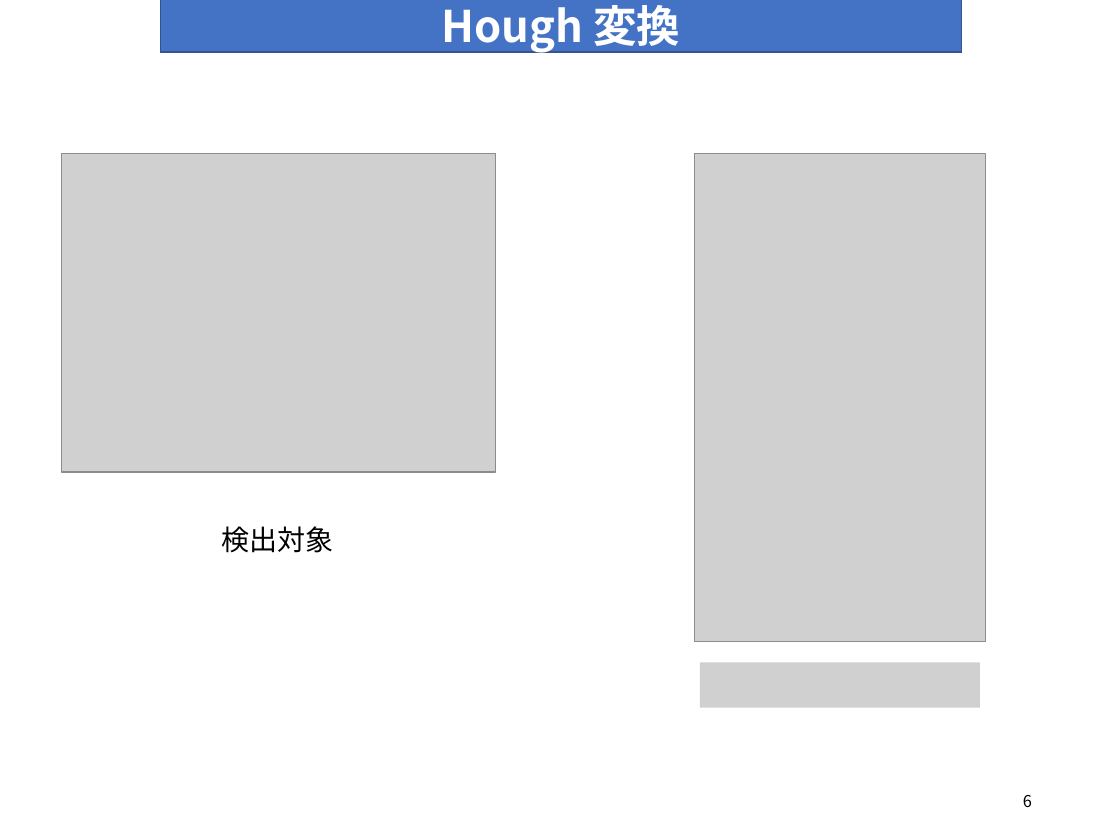
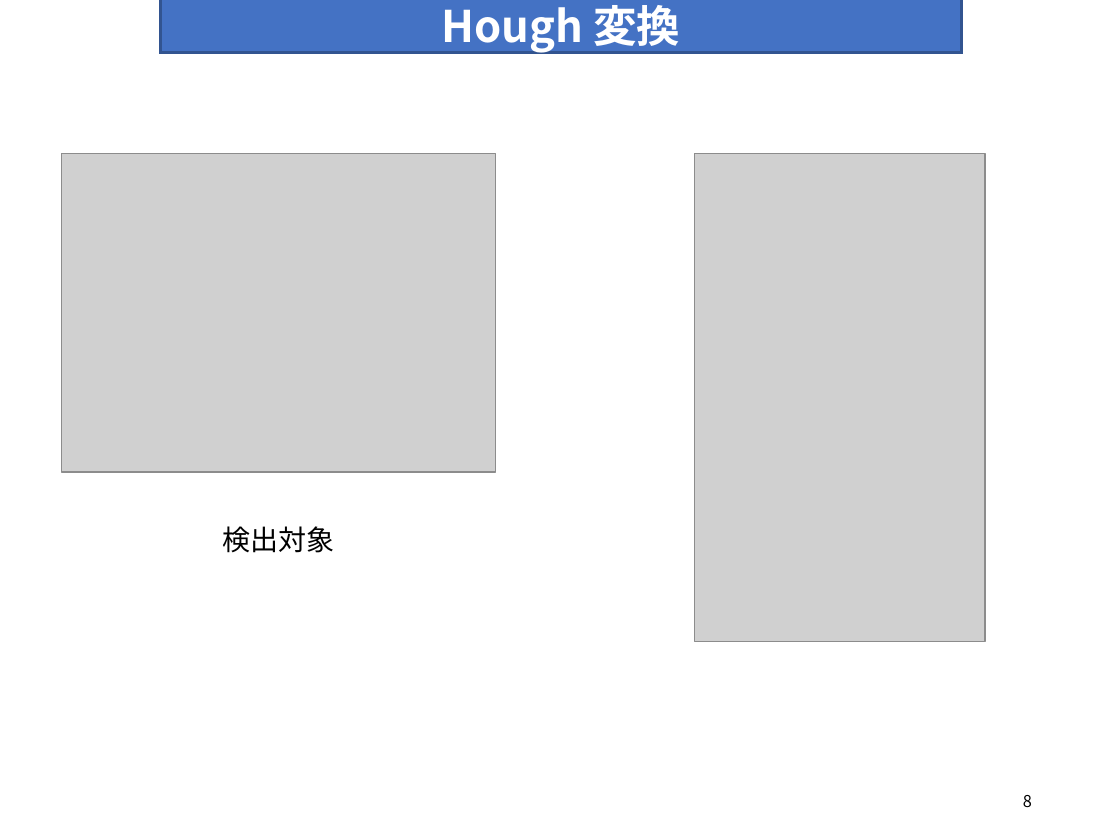
Before and after one commit to rurusasu/Diary, a slide deck: slide 8 of 報告会_パワポ/20210511/2021_0511.pptx (slide 6 before the commit). Drawn at 1120x840 pixels with LibreOffice and Linux fonts; fonts in the diff are those of the drawing; grey boxes stand for pictures. Boxes give left, top, right and bottom in pixels: in the first picture for what was removed or moved away, otherwise in the second. Text is boxed around its words. In the diff, an @@ line names an element or a change of style, - is before the commit and + after.

```diff
--- a/報告会_パワポ/20210511/2021_0511.pptx
+++ b/報告会_パワポ/20210511/2021_0511.pptx
@@ rectangle "Hough 変換" at [160,0,961,53]: outline #325491 1 pt to #325491 2 pt @@
@@ picture removed at [700,662,980,707] @@
@@ page number at [1023,795,1032,808]: text changed @@
-6
+8
```
Also in this commit, not shown: 6 other slides changed, 3 slides added, 1 slide removed.
